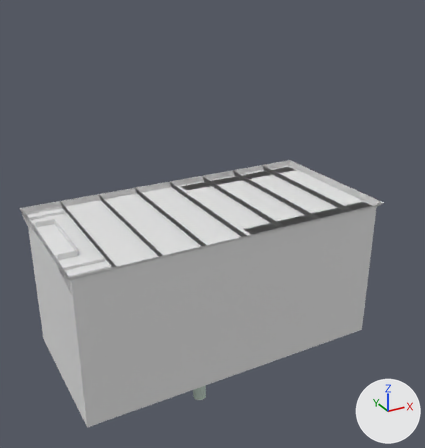
A saved change to the Blender file models/retro_stair/stair.blend.
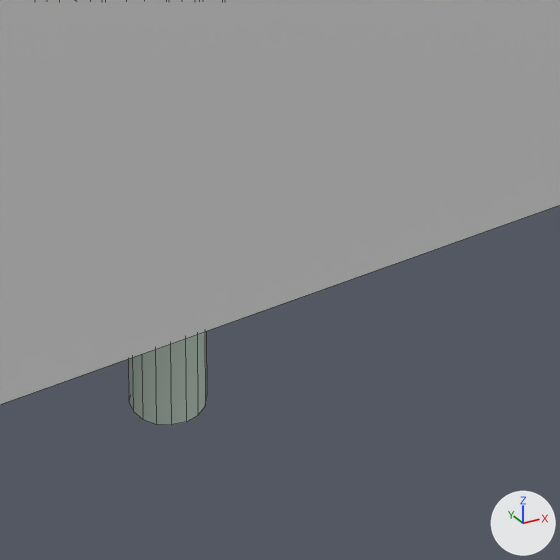
The first picture shows the older version from a camera (50 mm lens) standing at (-201.0, -379.0, 172.0) and looking at (6.0, -2.0, -16.0). The close-ups show both versions on the part from 41% to 62% of the width and 74% to 94% of the height of that picture; other places that the commit changed are outside them. The lights are fixed; the arrows at lower right show +X, +Y and +Z. The close-ups show mesh edges as thin lines.

In view in the first close-up: 'bounds', 'pistons'.
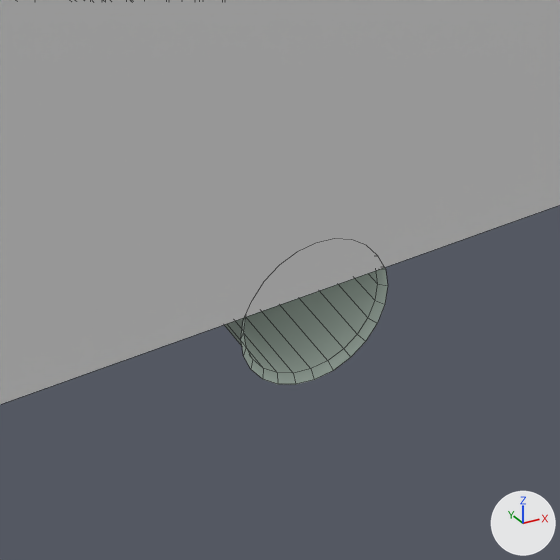
What differs and where, as boxes [x1, y1, x2, y2] in the close-ups (560 x 560 px):
'pistons', reshaped: before [128, 331, 207, 425]; after [225, 268, 388, 384]
part 1 of me_rot_panel_piston1_model_001, added: after [225, 268, 388, 384]
part 2 of me_rot_panel_piston1_model_001, deleted: before [128, 331, 207, 425]

What the commit changed:
me_rot_panel_piston1_model_001 is used by ob_pistons; location (0.0, 0.0, 0.0).
me_rot_panel_piston1_model_001 had 1224 vertices, 859 faces and spanned x -25.0..-7.0, y -29.0..-11.0, z -166.0..-12.0.
me_rot_panel_piston1_model_001 now has 1295 vertices, 930 faces and spans x -26.0..-6.0, y -60.0..0.0, z -133.0..-12.0.
me_rot_panel_piston1_model_001 part 1: a new loose piece of 151 vertices spanning x -26.0..-6.0, y -60.0..0.0, z -133.0..-112.0, in mat_rot_panel_piston_001 (its picture is missing).
me_rot_panel_piston1_model_001 part 2: the loose piece of 32 vertices spanning x -21.0..-11.0, y -25.0..-15.0, z -166.0..-126.0 is deleted.
